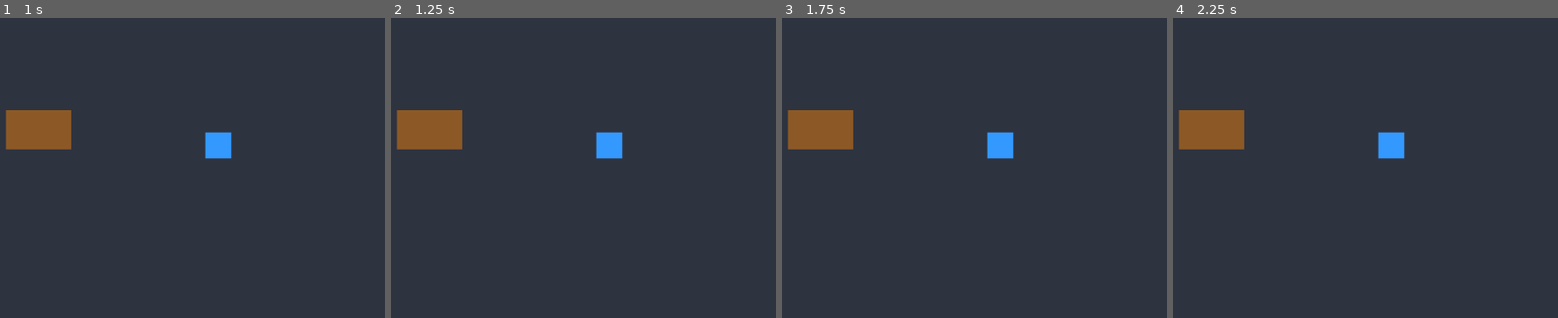
Above: before the commit, frames 1-4 (left to right).
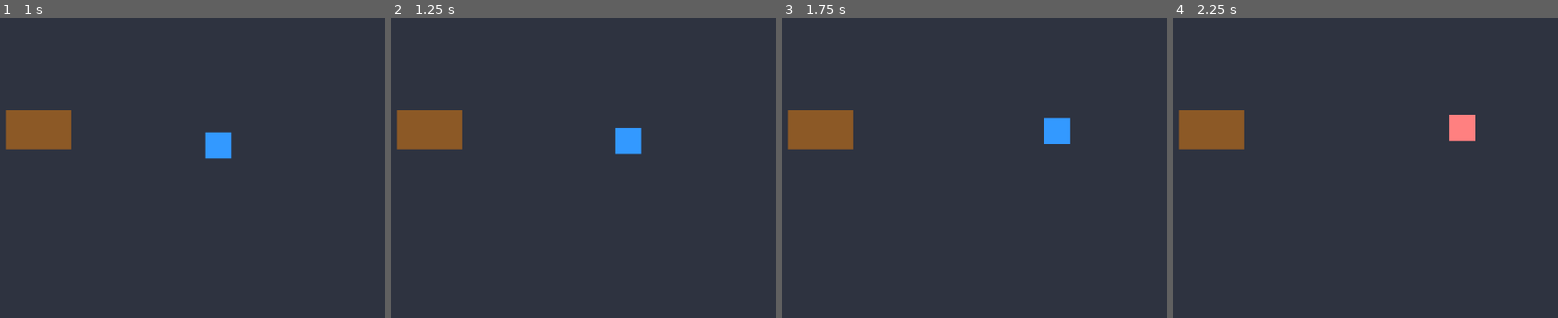
Above: after the commit, the same moments.

Repository: michaelchang-jpg/cs-tycoon
Game: Godot game, scene res://scenes/main.tscn
The game is run twice, just before and just after one commit, with the same random seed, the same clock (stepped at 60 frames per second) and the same inputs.
Inputs:
- Up to frame 1 (1 s): tap Enter at 0.5 s
- Up to frame 2 (1.25 s): no input
- Up to frame 3 (1.75 s): no input
- Up to frame 4 (2.25 s): no input

Frame 1 is identical in both runs. In frame 2, 1.0% of the frame differs, in the area x 53-66%, y 36-48%; in frame 3, 1.2%, in the area x 53-75%, y 33-48%; in frame 4, 1.2%.

Commit message:
Test: Assign employee to desk on start

Diff:
--- a/scripts/employee.gd
+++ b/scripts/employee.gd
@@ -35,6 +35,11 @@
 
 	# 初始狀態設定
 	_enter_state(State.IDLE)
+
+	# --- 測試用：讓員工一出生就去上班 ---
+	# (注意：這裡的座標是場景中 Desk 下的 ChairPosition 位置)
+	await get_tree().create_timer(1.0).timeout # 等個 1 秒再出發，看起來更有趣
+	assign_to_desk(Vector2(300, 340))
 
 func _physics_process(delta: float) -> void:
 	match current_state:
